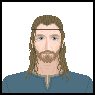
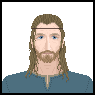
The second 95px x 95px image is a revision of the first. Changes to its layers:
painted on "Background" over (x1=29, y1=14, x2=65, y2=45)
